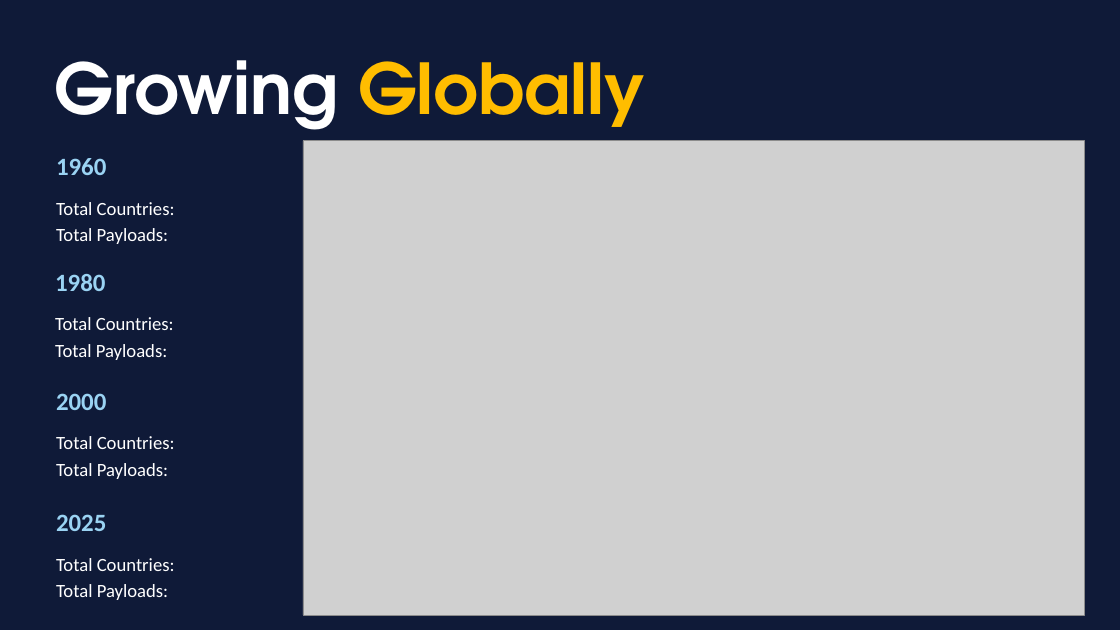
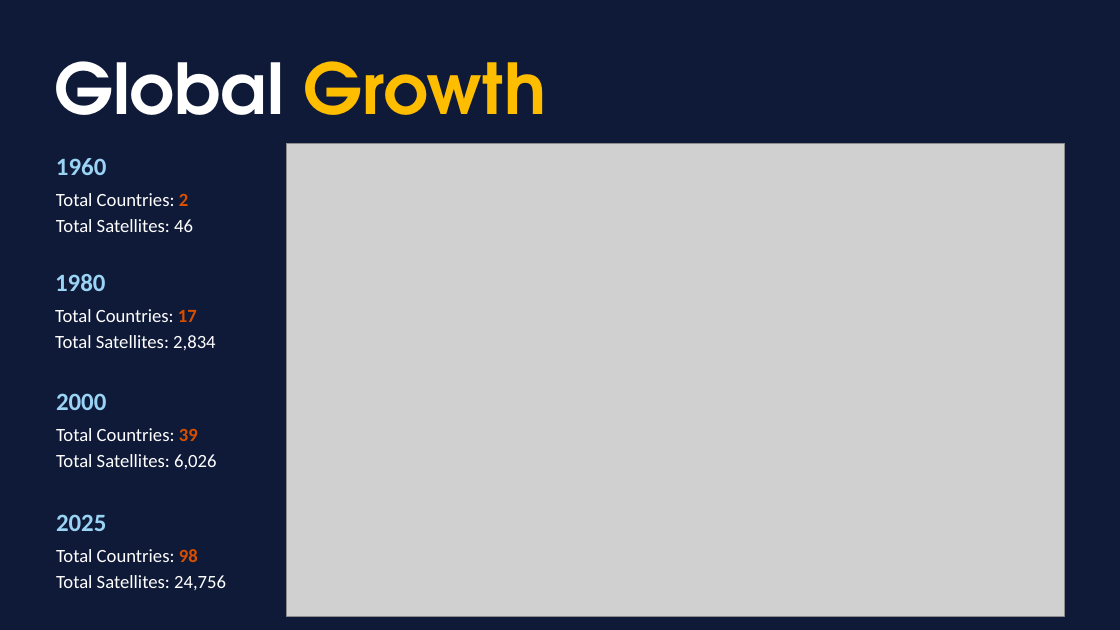
Before and after one commit to daemonchild/cardiffmet-dat5001-visualisation-of-data, a slide deck: slide 10 of assessment/presentation/DAT5001-TomRowan-ST20285213-From_Launch_to_Litter_Orbital_Overload.pptx. Drawn at 1120x630 pixels with LibreOffice and Linux fonts; fonts in the diff are those of the drawing; grey boxes stand for pictures. Boxes give left, top, right and bottom in pixels: in the first picture for what was removed or moved away, otherwise in the second. Text is boxed around its words. In the diff, an @@ line names an element or a change of style, - is before the commit and + after.

Commit message:
Presentation complete (?)

```diff
--- a/assessment/presentation/DAT5001-TomRowan-ST20285213-From_Launch_to_Litter_Orbital_Overload.pptx
+++ b/assessment/presentation/DAT5001-TomRowan-ST20285213-From_Launch_to_Litter_Orbital_Overload.pptx
@@ text at box(54, 61, 547, 115): text changed; text colour #FFBD00 to #FFFFFF @@
-Growing Globally
+Global Growth
@@ picture: place and size @@
-picture at box(303, 141, 1084, 615)
+picture at box(287, 143, 1065, 616)
@@ text at box(56, 193, 193, 232): text changed @@
-Total Countries:
-Total Payloads:
+Total Countries: 2
+Total Satellites: 46
@@ text at box(55, 309, 215, 350): text changed @@
-Total Countries:
-Total Payloads:
+Total Countries: 17
+Total Satellites: 2,834
@@ text at box(56, 428, 216, 469): text changed @@
-Total Countries:
-Total Payloads:
+Total Countries: 39
+Total Satellites: 6,026
@@ text at box(56, 549, 226, 590): text changed @@
-Total Countries:
-Total Payloads:
+Total Countries: 98
+Total Satellites: 24,756
```
Also in this commit, not shown: 4 other slides changed, 6 slides added, 6 slides removed, 8 other files.
